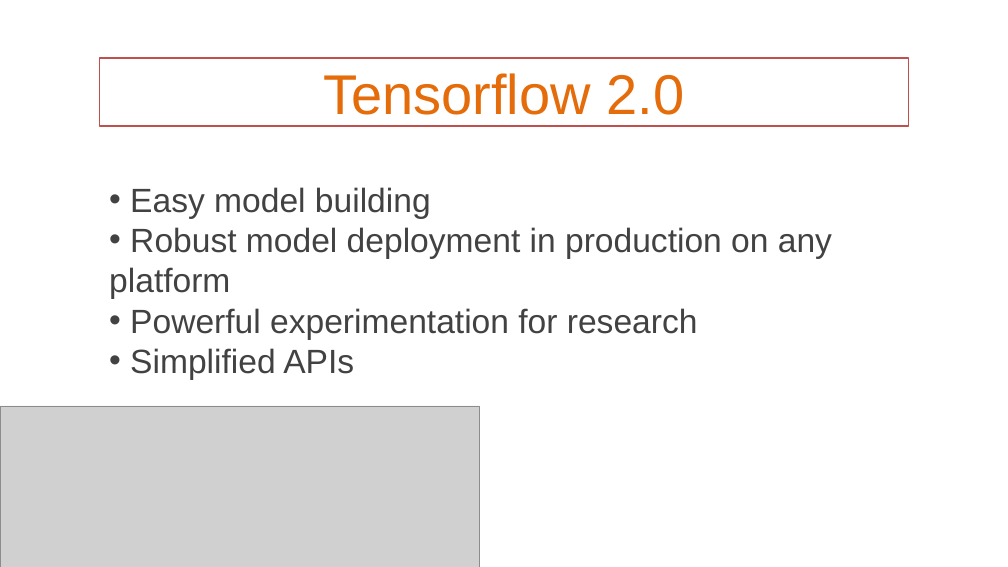
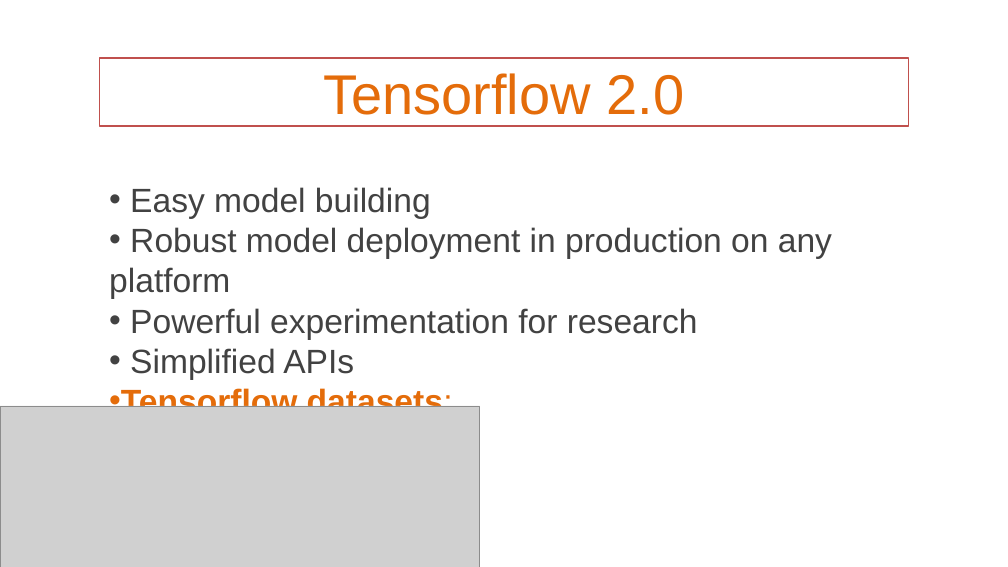
Before and after one commit to stmugisha/deep_learning, a slide deck: slide 10 of tutorials/tensorflow/intro_to_tensorflow_slides.pptx. Drawn at 1008x567 pixels with LibreOffice and Linux fonts; fonts in the diff are those of the drawing; grey boxes stand for pictures. Boxes give left, top, right and bottom in pixels: in the first picture for what was removed or moved away, otherwise in the second. Text is boxed around its words. In the diff, an @@ line names an element or a change of style, - is before the commit and + after.

Commit message:
adding files

```diff
--- a/tutorials/tensorflow/intro_to_tensorflow_slides.pptx
+++ b/tutorials/tensorflow/intro_to_tensorflow_slides.pptx
@@ text at (x1=121, y1=386, x2=453, y2=407): paragraph added @@
+• Tensorflow datasets:
```
